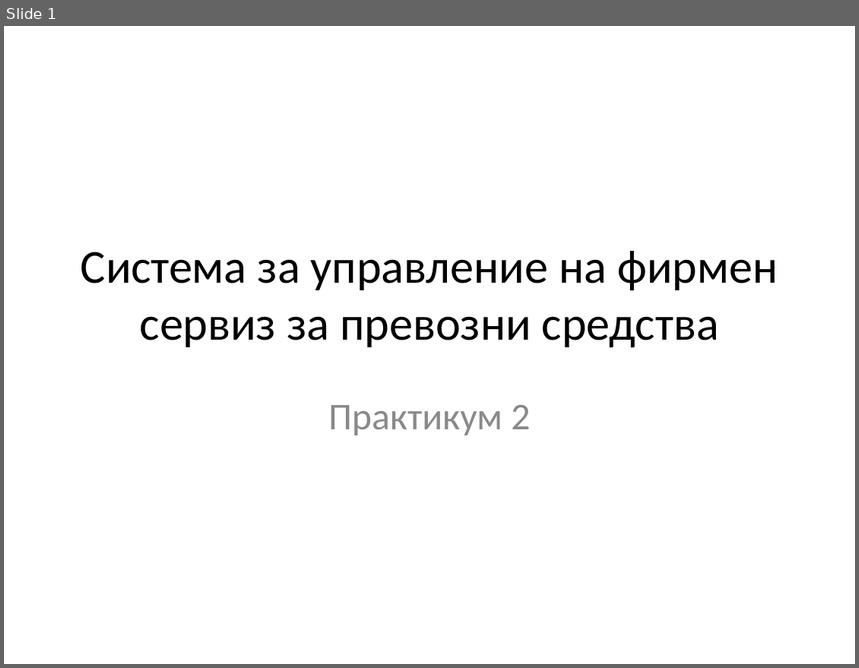
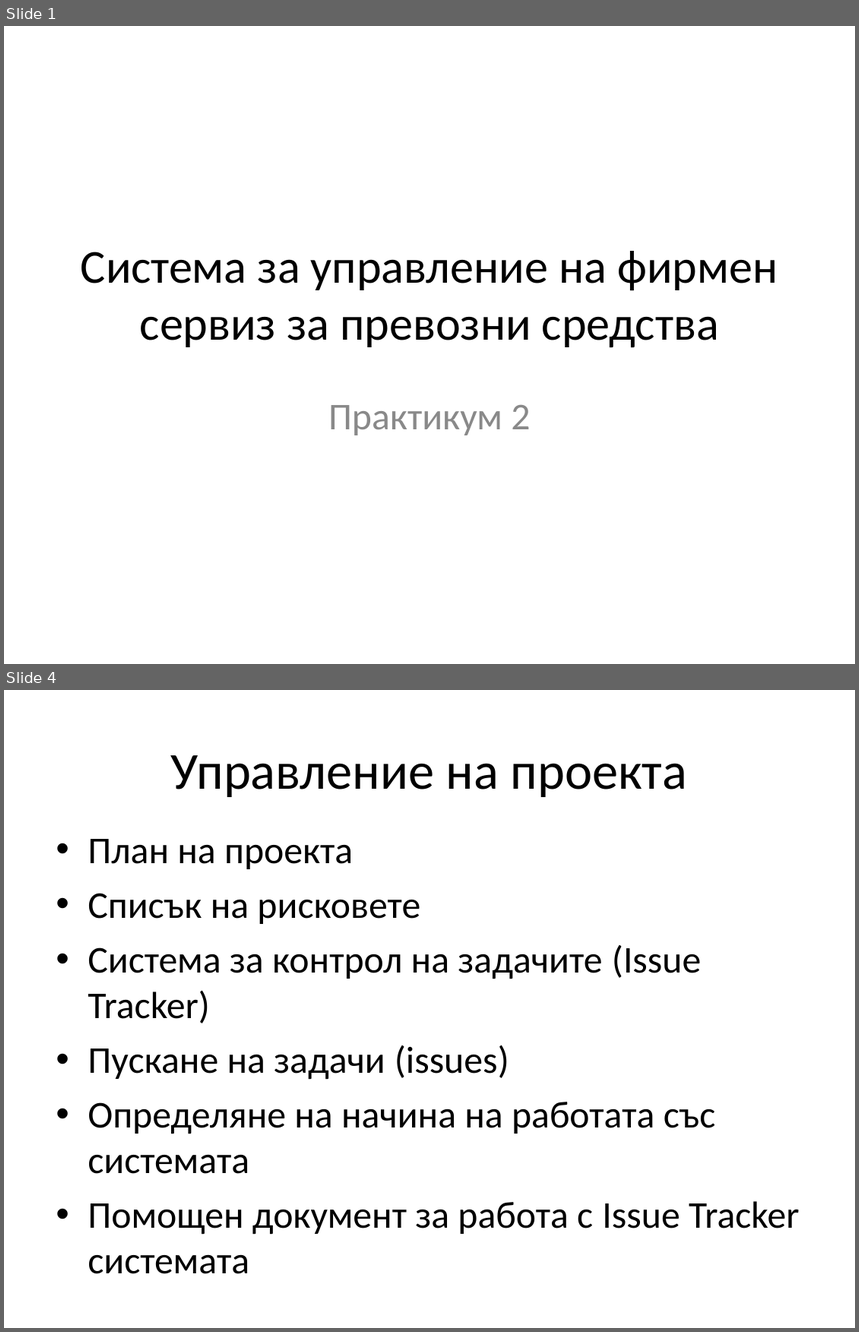
Before and after one commit to jasimcse/team2-strawberry, a slide deck: prezentaciq/venci.ppt. Shown one above the other, each under a label of ours: slide 1 before the commit, slides 1 and 4 after it; the slides between them are not shown. The pictures are 859x668 and 859x1332 pixels, drawn with LibreOffice and Linux fonts; fonts in the diff are those of the drawing. Boxes give left, top, right and bottom in pixels: in the first picture for what was removed or moved away, otherwise in the second. Text is boxed around its words. In the diff, an @@ line names an element or a change of style, - is before the commit and + after.

```diff
--- a/prezentaciq/venci.ppt
+++ b/prezentaciq/venci.ppt
@@ slide 4 added at <box>4,690,855,1328</box>, background #FFFFFF @@
@@ title added at <box>171,755,688,797</box>, 44 pt, text #000000 @@
+Управление на проекта
@@ text added at <box>88,839,800,1274</box>, 32 pt, text #000000 @@
+• План на проекта
+• Списък на рисковете
+• Система за контрол на задачите (Issue Tracker)
+• Пускане на задачи (issues)
+• Определяне на начина на работата със системата
+• Помощен документ за работа с Issue Tracker системата
```
Also in this commit, not shown: 6 slides changed, 8 other slides added, 2 slides removed.
